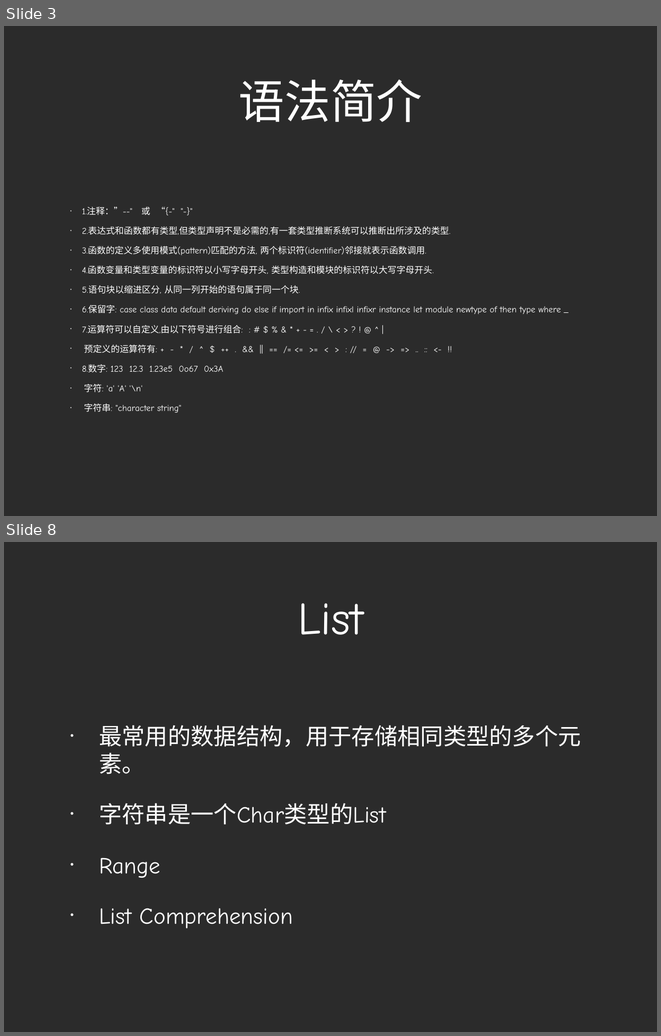
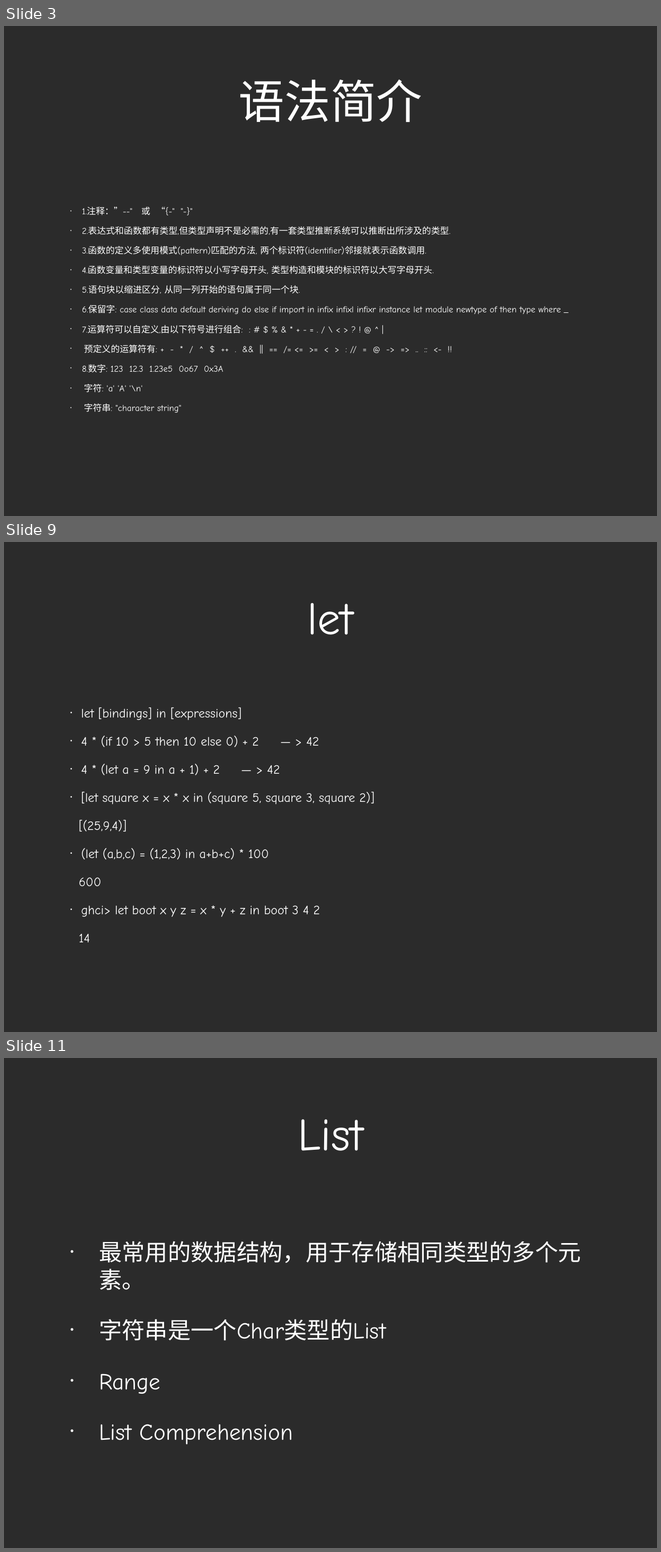
Before and after one commit to zhizhuwang/codekata, a slide deck: haskell/Haskell Basics.ppt. Shown one above the other, each under a label of ours: slides 3 and 8 before the commit, slides 3, 9 and 11 after it; the slides between them are not shown. The pictures are 661x1036 and 661x1552 pixels, drawn with LibreOffice and Linux fonts; fonts in the diff are those of the drawing; background and template pictures are left out; a plain dark background stands for a picture behind light text. Boxes give left, top, right and bottom in pixels: in the first picture for what was removed or moved away, otherwise in the second. Text is boxed around its words. In the diff, an @@ line names an element or a change of style, - is before the commit and + after.

```diff
--- a/haskell/Haskell Basics.ppt
+++ b/haskell/Haskell Basics.ppt
@@ slide 9 added at <box>4,542,657,1032</box>, background picture (left out) @@
@@ title added at <box>307,603,353,635</box>, 72 pt, text #FFFFFF @@
+let
@@ text added at <box>79,707,374,942</box>, 20 pt, text #FFFFFF @@
+• let [bindings] in [expressions]
+• 4 * (if 10 > 5 then 10 else 0) + 2 — > 42
+• 4 * (let a = 9 in a + 1) + 2 — > 42
+• [let square x = x * x in (square 5, square 3, square 2)]
+[(25,9,4)]
+• (let (a,b,c) = (1,2,3) in a+b+c) * 100
+600
+• ghci> let boot x y z = x * y + z in boot 3 4 2
+14
@@ what was slide 8 is now slide 11 @@
```
Also in this commit, not shown: 3 slides changed, 15 other slides added, 2 slides removed, 34 other files.
